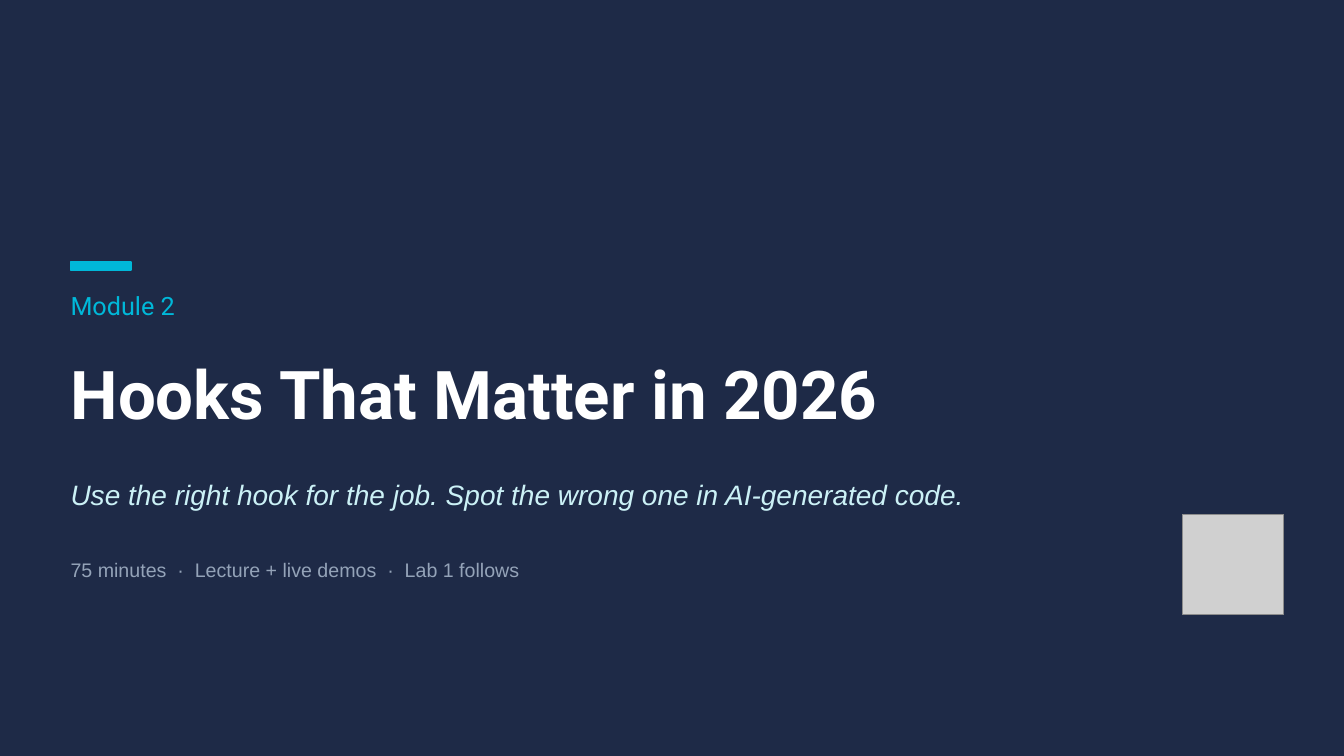
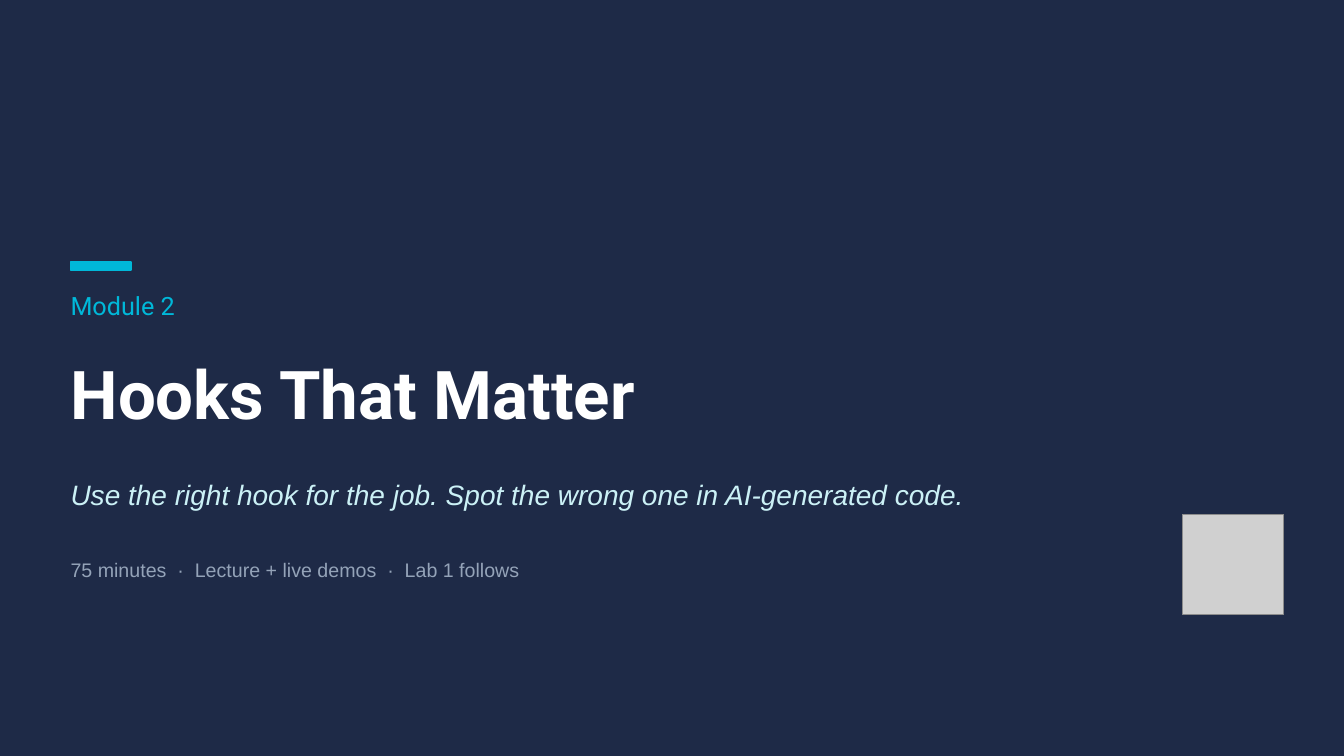
Before and after one commit to chrisminnick/advanced-react-19, a slide deck: slide 31 of instructor/advanced_react_v2.pptx. Drawn at 1344x756 pixels with LibreOffice and Linux fonts; fonts in the diff are those of the drawing; grey boxes stand for pictures. Boxes give left, top, right and bottom in pixels: in the first picture for what was removed or moved away, otherwise in the second. Text is boxed around its words. In the diff, an @@ line names an element or a change of style, - is before the commit and + after.

```diff
--- a/instructor/advanced_react_v2.pptx
+++ b/instructor/advanced_react_v2.pptx
@@ text at bbox=[71, 368, 635, 420]: text changed @@
-Hooks That Matter in 2026
+Hooks That Matter
```
Also in this commit, not shown: 72 other slides changed, 6 other files.
